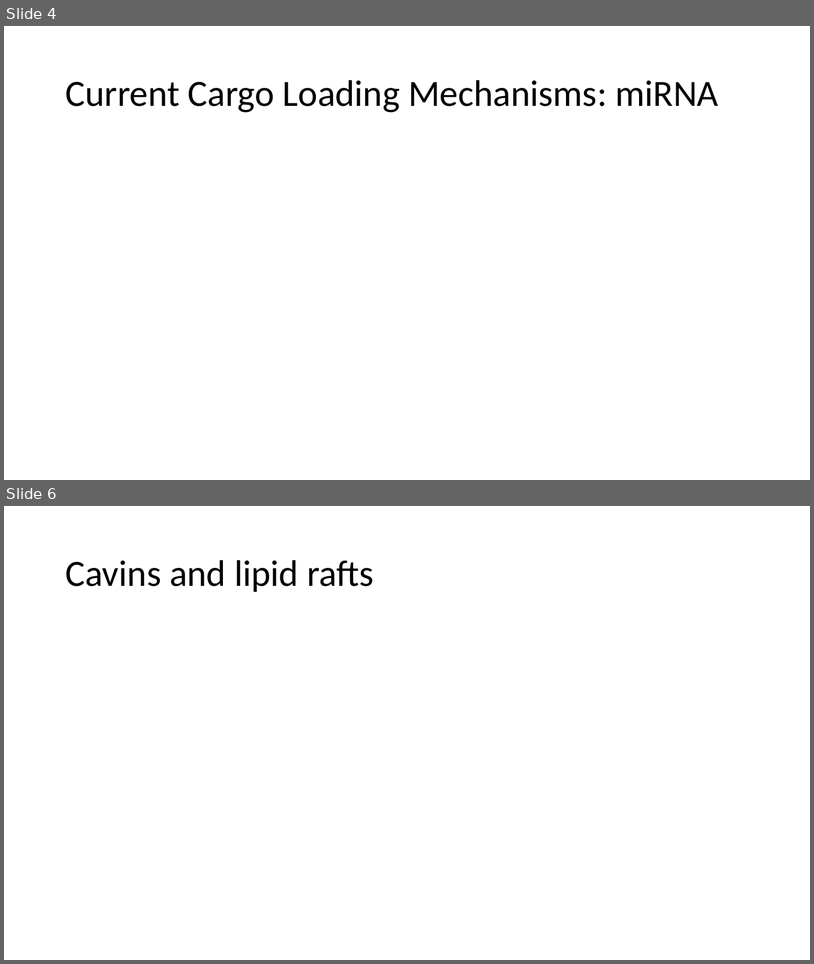
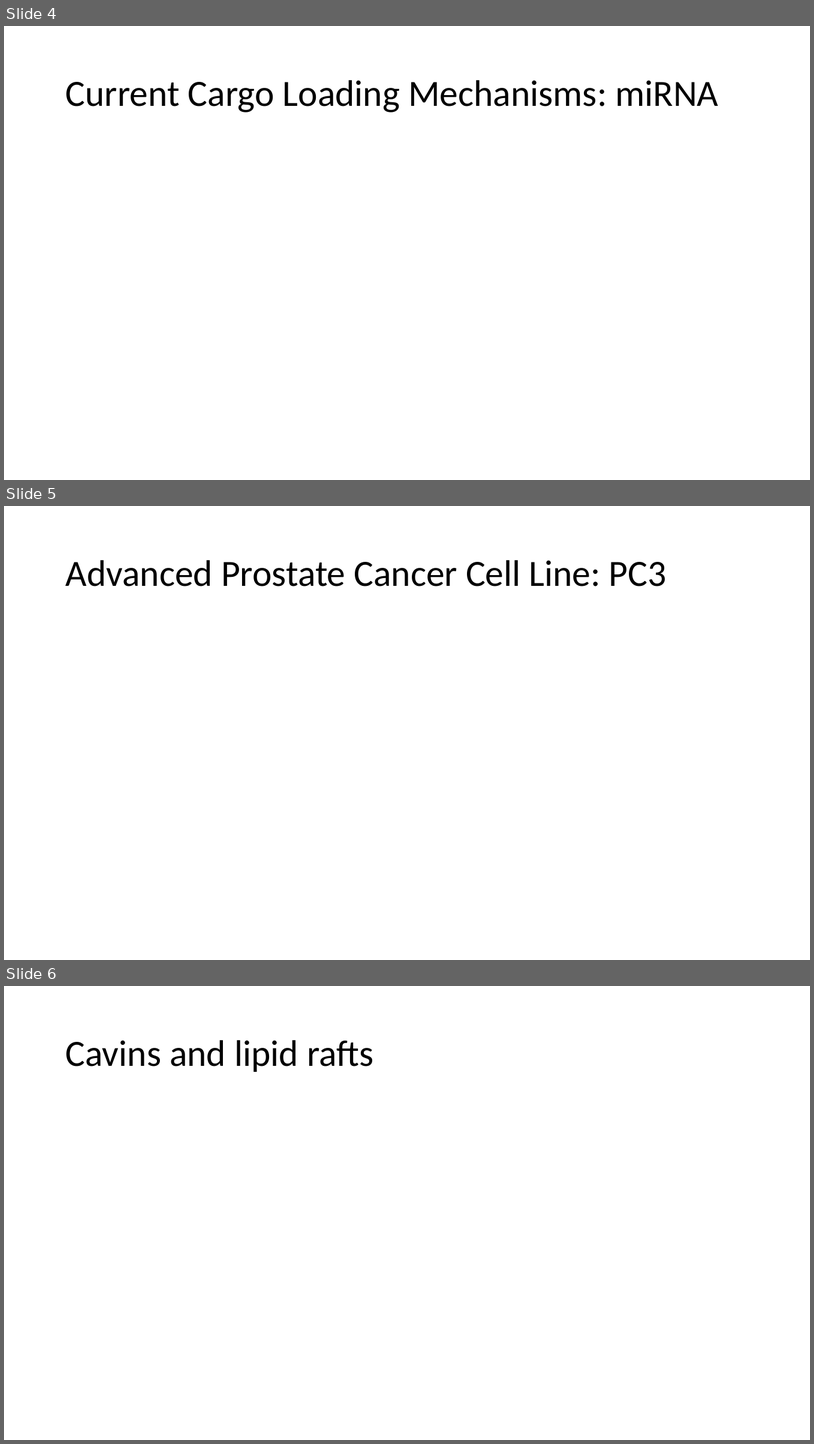
Before and after one commit to HarleyRobinson/Honours2, a slide deck: BackgroundInfo/Selective export of microRNA via extracellular vesicles.pptx. Shown one above the other, each under a label of ours: slides 4 and 6 before the commit, slides 4, 5 and 6 after it; the slides between them are not shown. The pictures are 814x964 and 814x1444 pixels, drawn with LibreOffice and Linux fonts; fonts in the diff are those of the drawing. Boxes give left, top, right and bottom in pixels: in the first picture for what was removed or moved away, otherwise in the second. Text is boxed around its words. In the diff, an @@ line names an element or a change of style, - is before the commit and + after.

```diff
--- a/BackgroundInfo/Selective export of microRNA via extracellular vesicles.pptx
+++ b/BackgroundInfo/Selective export of microRNA via extracellular vesicles.pptx
@@ slide 5 added at box(4, 506, 810, 960), background #FFFFFF @@
@@ title added at box(65, 560, 667, 586), 44 pt, text #000000 @@
+Advanced Prostate Cancer Cell Line: PC3
```
Also in this commit, not shown: 1 slide removed, 27 other files.
